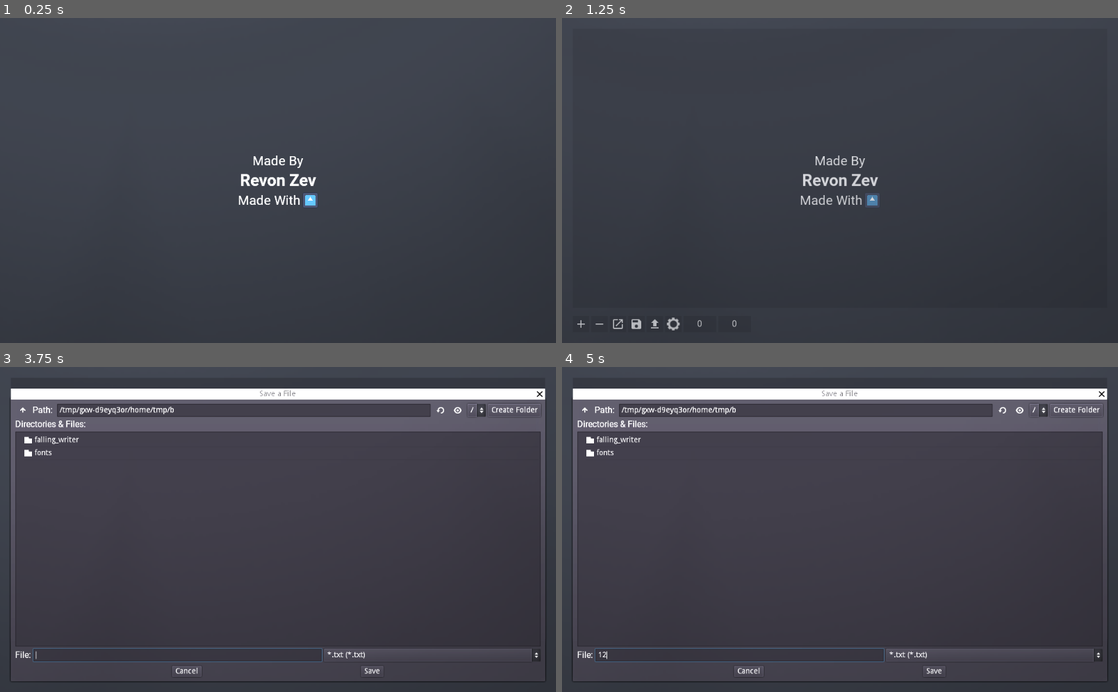
Above: before the commit, frames 1-4 (two rows, left to right).
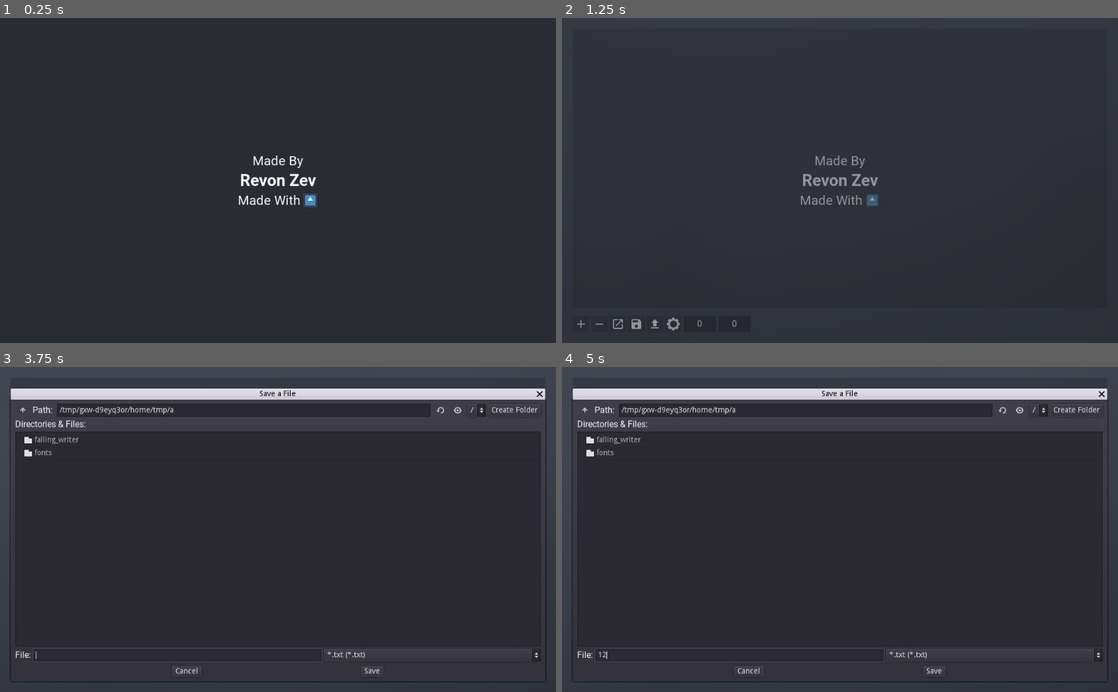
Above: after the commit, the same moments.

Repository: revonzev/falling-writer
Game: Godot game, scene res://falling_writer/windows/falling_writer.tscn
The game is run twice, just before and just after one commit, with the same random seed, the same clock (stepped at 60 frames per second) and the same inputs. The engine's default icon, where the game draws it, is replaced by a stand-in: a white triangle on a blue panel in a dark square.
Inputs (mouse positions are in pixels of both pictures, inside the frame that each line leads up to):
- Up to frame 1 (0.25 s): no input
- Up to frame 2 (1.25 s): click (840, 167) at 0.52 s; type "Alex" at 0.6 s
- Up to frame 3 (3.75 s): tap Enter at 1.25, 2.75 s; click (278, 516) at 1.42 s; tap Space at 2, 3.5 s; move the mouse to (16, 672) at 2.02 s; click (16, 672) at 2.17 s; move the mouse to (38, 672) at 2.77 s; click (38, 672) at 2.92 s; move the mouse to (55, 672) at 3.52 s; click (55, 672) at 3.67 s
- Up to frame 4 (5 s): click (739, 656) at 4.27 s; type "12" at 4.35 s

The runs differ from the first frame. In frame 1, 44% of the frame differs, in the area x 0-100%, y 0-59%; in frame 2, 0.7%; in frame 3, 33%; in frame 4, 33%.

Commit message:
FIX: Shadows over popup windows

Diff:
--- a/falling_writer/components/falling_lable_box.tscn
+++ b/falling_writer/components/falling_lable_box.tscn
@@ -14,6 +14,7 @@
 font_data = ExtResource( 1 )
 
 [node name="FallingLabelBox" type="RigidBody2D"]
+light_mask = 2
 script = ExtResource( 2 )
 
 [node name="CollisionShape2D" type="CollisionShape2D" parent="."]
@@ -21,13 +22,16 @@
 shape = SubResource( 2 )
 
 [node name="LightOccluder2D" type="LightOccluder2D" parent="."]
+light_mask = 2
 occluder = SubResource( 4 )
+light_mask = 2
 
 [node name="VisibilityNotifier2D" type="VisibilityNotifier2D" parent="."]
 position = Vector2( 6.55651e-07, -1.3113e-06 )
 scale = Vector2( 2, 2 )
 
 [node name="ColorRect" type="ColorRect" parent="."]
+light_mask = 2
 margin_left = -20.0
 margin_top = -20.0
 margin_right = 20.0
--- a/falling_writer/components/setting.tscn
+++ b/falling_writer/components/setting.tscn
@@ -84,15 +84,14 @@
 [node name="CheckButton" type="CheckButton" parent="MarginContainer/HBoxContainer/Value"]
 unique_name_in_owner = true
 visible = false
-margin_right = 444.0
+margin_right = 76.0
 margin_bottom = 40.0
-size_flags_horizontal = 3
 size_flags_vertical = 3
 
 [node name="ColorPickerButton" type="ColorPickerButton" parent="MarginContainer/HBoxContainer/Value"]
 unique_name_in_owner = true
 visible = false
-margin_right = 485.0
+margin_right = 444.0
 margin_bottom = 30.0
 size_flags_horizontal = 3
 size_flags_vertical = 3
--- a/falling_writer/components/text_edit_button.tscn
+++ b/falling_writer/components/text_edit_button.tscn
@@ -33,6 +33,7 @@
 }
 
 [node name="TextEditButton" type="ColorRect"]
+light_mask = 2
 margin_right = 30.0
 margin_bottom = 30.0
 rect_min_size = Vector2( 30, 30 )
--- a/falling_writer/windows/falling_writer.tscn
+++ b/falling_writer/windows/falling_writer.tscn
@@ -30,6 +30,7 @@
 theme = ExtResource( 17 )
 
 [node name="BG" type="ColorRect" parent="."]
+light_mask = 2
 anchor_right = 1.0
 anchor_bottom = 1.0
 color = Color( 0.164706, 0.176471, 0.203922, 1 )
@@ -61,6 +62,7 @@
 custom_constants/separation = 15
 
 [node name="TextEdit" type="TextEdit" parent="VBoxContainer/MarginContainer/VBoxContainer"]
+light_mask = 2
 margin_right = 984.0
 margin_bottom = 515.0
 size_flags_horizontal = 3
@@ -155,10 +157,13 @@
 shape = SubResource( 1 )
 
 [node name="Sun" type="Light2D" parent="Node2D"]
+light_mask = 2
 position = Vector2( 352, -725 )
 scale = Vector2( 3.58008, 3.58008 )
 texture = ExtResource( 7 )
+range_item_cull_mask = 2
 shadow_enabled = true
+shadow_item_cull_mask = 2
 
 [node name="SettingsScreen" parent="." instance=ExtResource( 19 )]
 unique_name_in_owner = true
